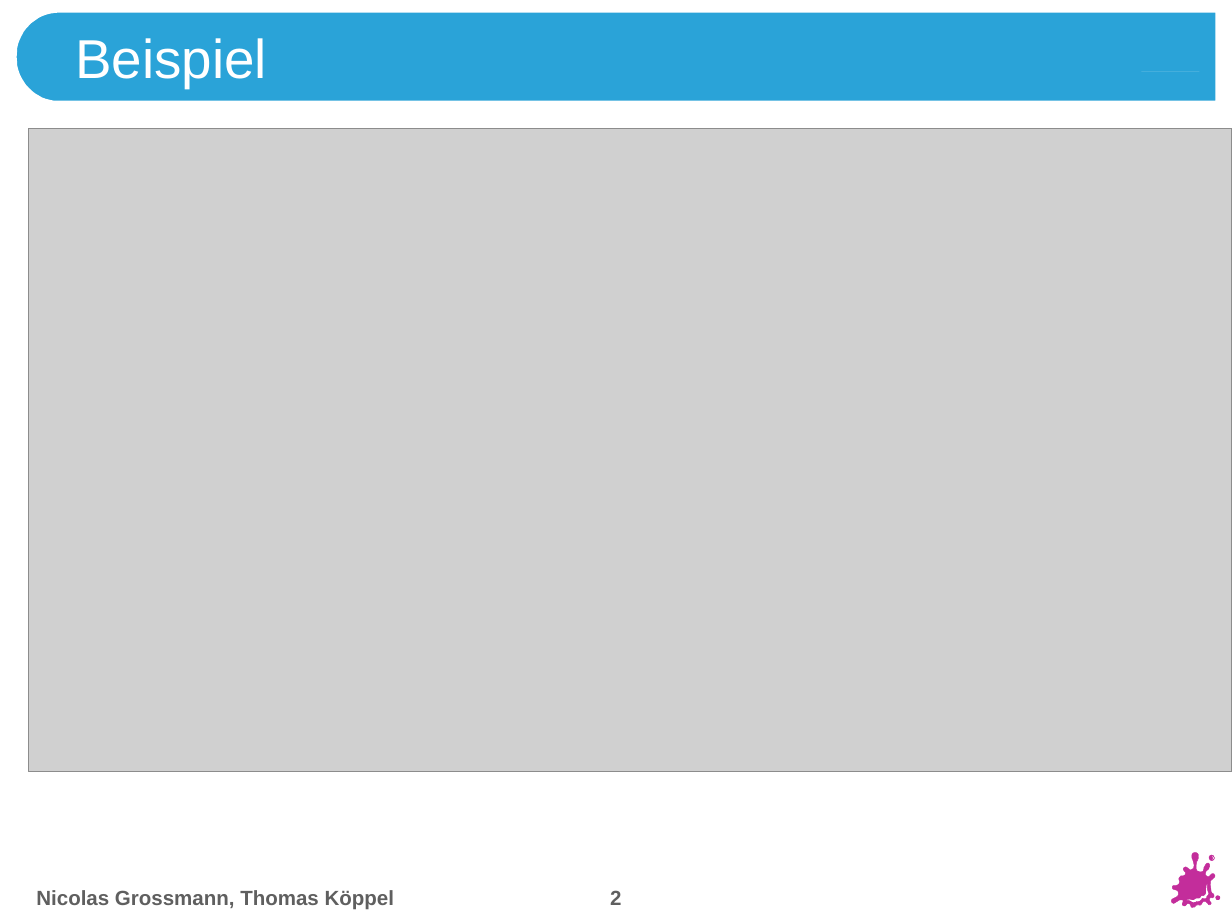
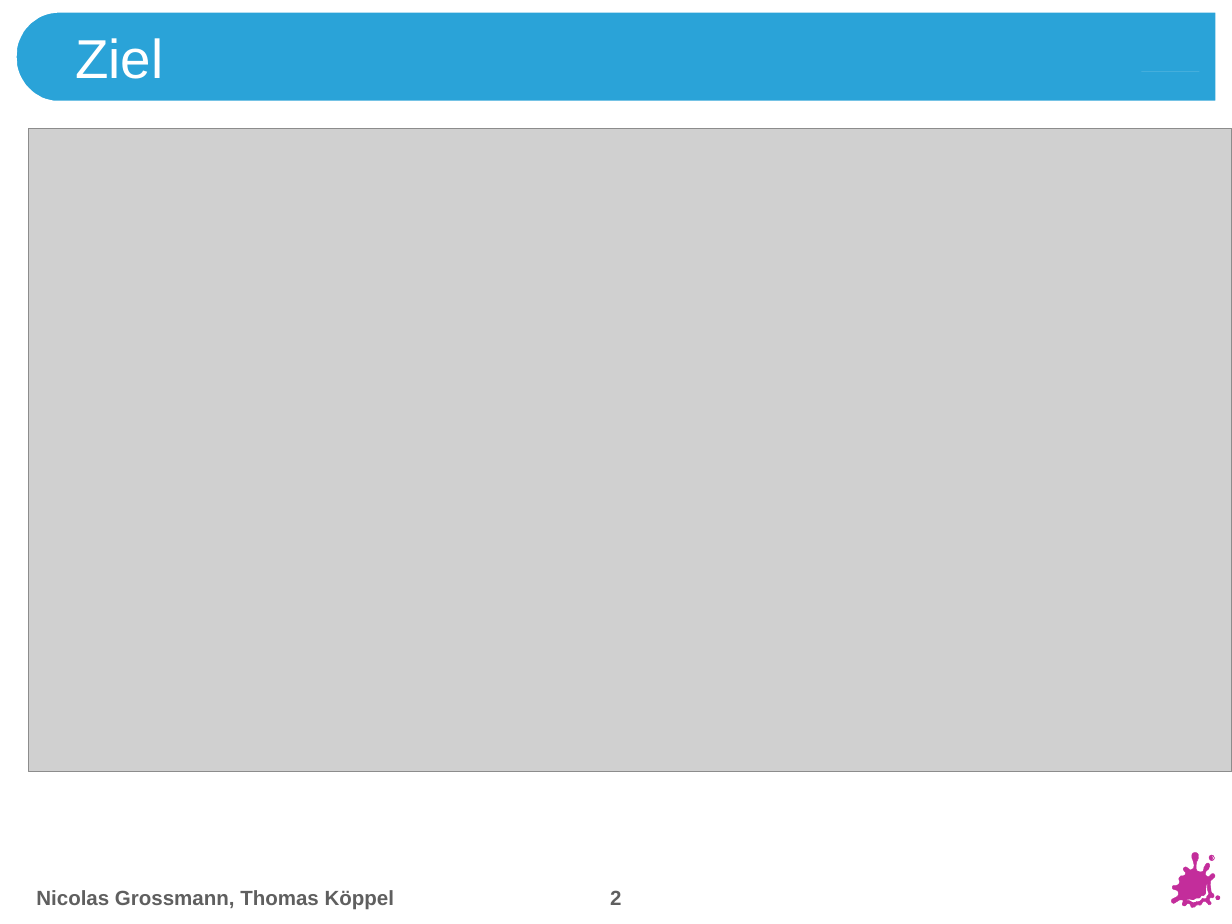
Before and after one commit to e1325103/SVP, a slide deck: slide 2 of Presentation/Presentation186.pptx. Drawn at 1232x924 pixels with LibreOffice and Linux fonts; fonts in the diff are those of the drawing; grey boxes stand for pictures; background and template pictures are left out. Boxes give left, top, right and bottom in pixels: in the first picture for what was removed or moved away, otherwise in the second. Text is boxed around its words. In the diff, an @@ line names an element or a change of style, - is before the commit and + after.

```diff
--- a/Presentation/Presentation186.pptx
+++ b/Presentation/Presentation186.pptx
@@ title at [75,38,163,79]: text changed @@
-Beispiel
+Ziel
```
Also in this commit, not shown: 4 other slides changed, 7 slides added, 6 other files.
